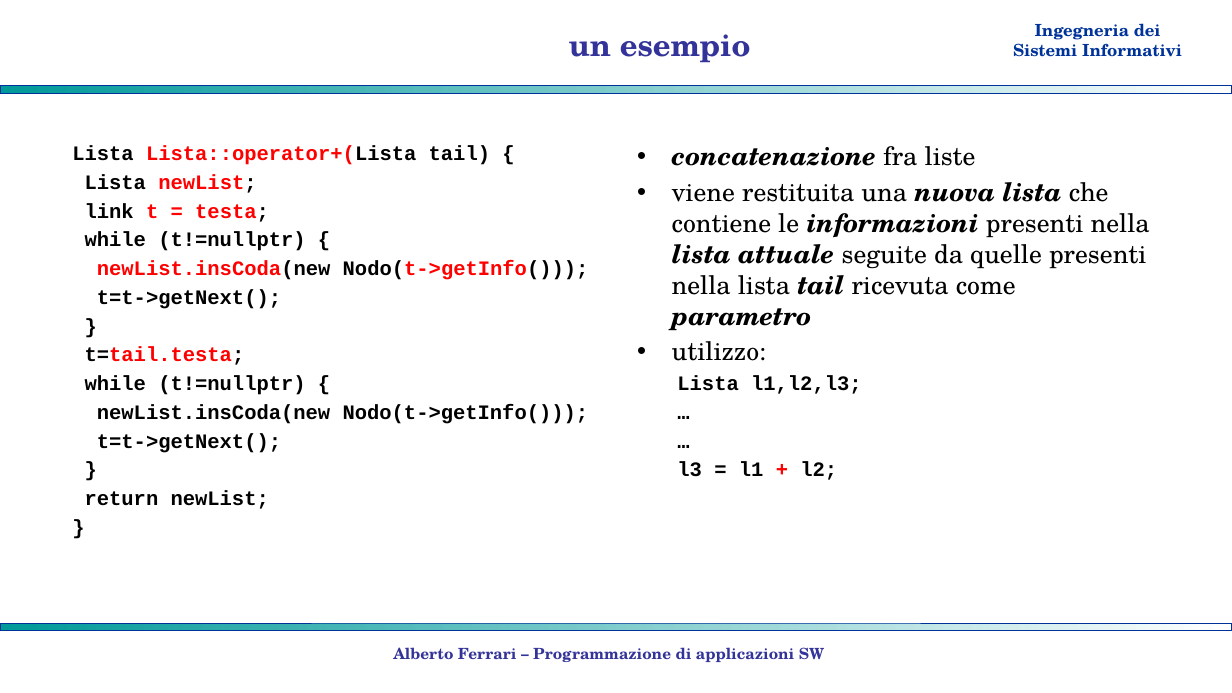
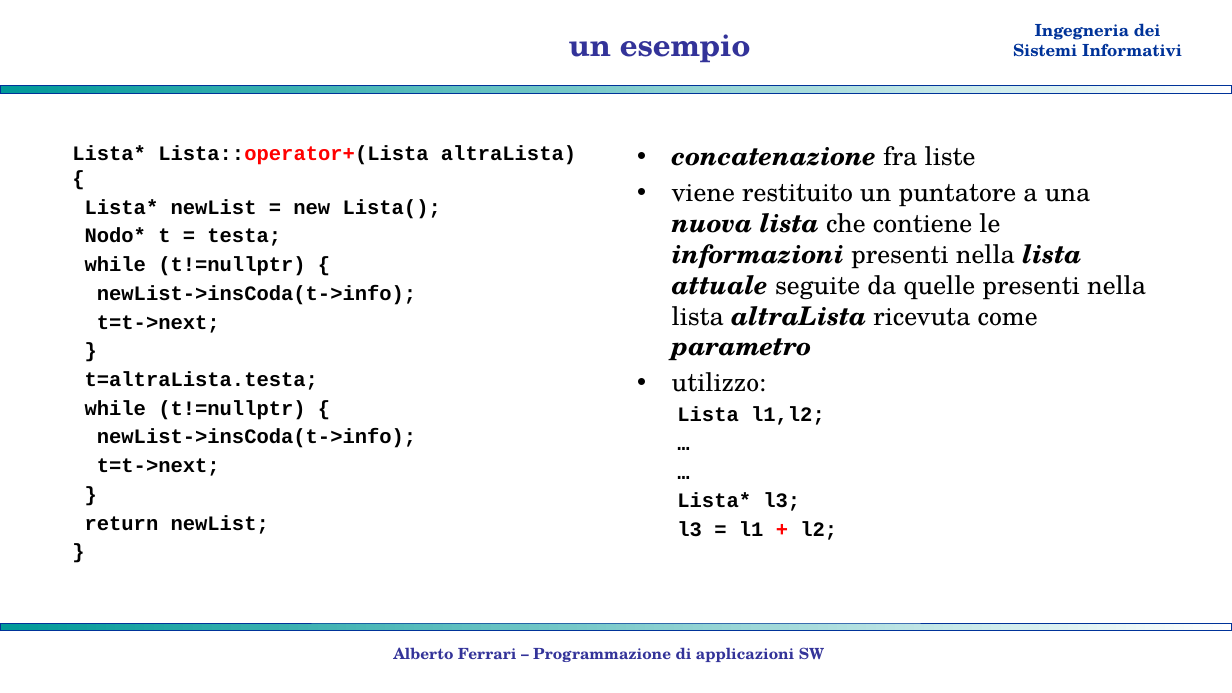
Before and after one commit to albertoferrari/pasw, a slide deck: slide 24 of lezioni/PASW06 - strutture lineari.pptx (slide 21 before the commit). Drawn at 1232x693 pixels with LibreOffice and Linux fonts; fonts in the diff are those of the drawing; background and template pictures are left out. Boxes give left, top, right and bottom in pixels: in the first picture for what was removed or moved away, otherwise in the second. Text is boxed around its words. In the diff, an @@ line names an element or a change of style, - is before the commit and + after.

```diff
--- a/lezioni/PASW06 - strutture lineari.pptx
+++ b/lezioni/PASW06 - strutture lineari.pptx
@@ text at (x1=72, y1=146, x2=576, y2=246): text changed; text colour #FF0000 to #000000 @@
-Lista Lista::operator+(Lista tail) {
-Lista newList;
-link t = testa;
+Lista* Lista::operator+(Lista altraLista) {
+Lista* newList = new Lista();
+Nodo* t = testa;
@@ text at (x1=672, y1=184, x2=1146, y2=361): text changed @@
-• viene restituita una nuova lista che contiene le informazioni presenti nella lista attuale seguite da quelle presenti nella lista tail ricevuta come parametro
+• viene restituito un puntatore a una nuova lista che contiene le informazioni presenti nella lista attuale seguite da quelle presenti nella lista altraLista ricevuta come parametro
@@ text at (x1=97, y1=285, x2=416, y2=333): text changed @@
-newList.insCoda(new Nodo(t->getInfo()));
-t=t->getNext();
+newList->insCoda(t->info);
+t=t->next;
@@ text at (x1=85, y1=371, x2=318, y2=390): text changed; text colour #FF0000 to #000000 @@
-t=tail.testa;
+t=altraLista.testa;
@@ text at (x1=677, y1=406, x2=825, y2=425): text changed @@
-  Lista l1,l2,l3;
+  Lista l1,l2;
@@ text at (x1=97, y1=429, x2=416, y2=476): text changed @@
-newList.insCoda(new Nodo(t->getInfo()));
-t=t->getNext();
+newList->insCoda(t->info);
+t=t->next;
@@ text at (x1=677, y1=493, x2=800, y2=511): paragraph added @@
+  Lista* l3;
```
Also in this commit, not shown: 7 other slides changed, 3 slides added, 1 other file.
